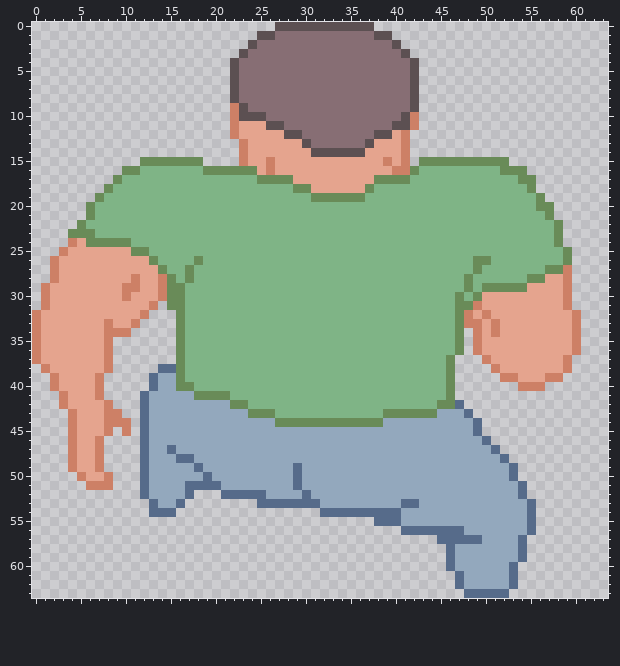
Pixel-art sprite, stored at assets/runner.png. This is how it looked before the edit.
The file is 64x64 pixels.
Now the later version:
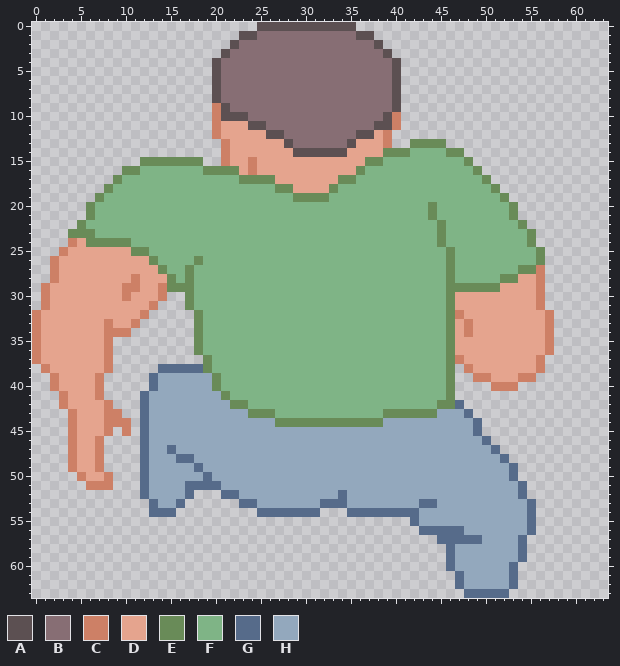
Palette (. is transparent): A #5c5052  B #876e74  C #cd8066  D #e5a48e  E #698b58  F #7fb486  G #566b8a  H #93a8bd
From old to new:
y 0: x 25..26 .. -> AA; x 36..37 AA -> ..
y 1: x 23..26 ..AA -> AABB; x 36..39 BBAA -> AA..
y 2: x 22..24 ..A -> ABB; x 38..40 BBA -> A..
y 3: x 21..23 ..A -> ABB; x 39..41 BBA -> A..
y 4..8: x 20..22 ..A -> ABB; x 40..42 BBA -> A..
y 9: x 20..23 ..CA -> CABB; x 40..42 BBA -> A..
y 10: x 20..22 ..C -> CAA; x 24..25 AA -> BB; x 39..42 BBAC -> AC..
y 11: x 20..22 ..C -> CDD; x 24..27 DDAA -> AABB; x 38..42 BBAAC -> AAC..
y 12: x 20..22 ..C -> CDD; x 26..29 DDAA -> AABB; x 36..41 BBAADC -> AADC..
y 13: x 21..23 ..C -> CDD; x 28..30 DDA -> ABB; x 35..37 BBA -> ADD; x 39..45 DDC.... -> C..EEEE
y 14: x 21..23 ..C -> CDD; x 29..30 DD -> AA; x 35..36 AA -> DD; x 39..47 DDC...... -> EEEFFFFEE
y 15: x 21..24 ..CD -> CDDC; x 26 C -> D; x 37..47 DDCDC.EEEEE -> EEFFFFFFFFF; x 49..52 EEEE -> ....
y 16: x 23..24 EE -> DC; x 26 C -> D; x 36..42 DDDDCCE -> EFFFFFF; x 49..54 FFFEEE -> E.....
y 17: x 23..24 FF -> EE; x 27..28 EE -> DD; x 34..41 DDDDEEEE -> EEFFFFFF; x 50..55 FFFFEE -> E.....
y 18: x 27..30 FFEE -> EEDD; x 33..37 DDDDE -> EFFFF; x 51..55 FFFFE -> E....
y 19: x 29..30 FF -> EE; x 33..36 EEEE -> FFFF; x 52..56 FFFFE -> E....
y 20: x 44 F -> E; x 53..57 FFFEE -> E....
y 21: x 44 F -> E; x 53..57 FFFFE -> E....
y 22: x 45 F -> E; x 54..58 FFFFE -> E....
y 23..24: x 45 F -> E; x 55..58 FFFE -> E...
y 25: x 46 F -> E; x 56..59 FFFE -> E...
y 26: x 46 F -> E; x 49..50 EE -> FF; x 56..59 FFFE -> E...
y 27: x 46 F -> E; x 49 E -> F; x 54..59 FFFEEC -> EEC...
y 28: x 14 C -> D; x 46 F -> E; x 48 E -> F; x 52..59 FFFEEDDC -> EEDDC...
y 29: x 17 F -> E; x 46..47 FF -> EE; x 49 F -> E; x 52..54 EEE -> DDD; x 56..59 DDDC -> C...
y 30: x 15..17 EEF -> ..E; x 46..49 FEFE -> EDDD; x 56..59 DDDC -> C...
y 31: x 15..17 EEF -> ..E; x 46..49 FEEC -> EDDD; x 56..59 DDDC -> C...
y 32: x 16..18 EFF -> ..E; x 46..48 FEC -> ECD; x 50 C -> D; x 57..60 DDDC -> C...
y 33: x 16..18 EFF -> ..E; x 46..47 FE -> ED; x 49 C -> D; x 51 C -> D; x 57..60 DDDC -> C...
y 34: x 16..18 EFF -> ..E; x 46..49 FE.C -> EDCD; x 51 C -> D; x 57..60 DDDC -> C...
y 35..36: x 16..18 EFF -> ..E; x 46..49 FE.C -> EDDD; x 57..60 DDDC -> C...
y 37: x 16..19 EFFF -> ...E; x 47..50 ...C -> CDDD; x 56..59 DDDC -> C...
y 38: x 16..19 EFFF -> GGGE; x 48..51 ...C -> CDDD; x 56..59 DDDC -> C...
y 39: x 16..20 EFFFF -> HHHHE; x 49..58 ...CCDDDCC -> CCDDDCC...
y 40: x 16..20 EEFFF -> HHHHE; x 51..56 ...CCC -> CCC...
y 41: x 18..20 EEE -> HHH
y 49..51: x 29 G -> H
y 52: x 23..25 GGG -> HHH; x 30 G -> H; x 34 H -> G
y 53: x 23..34 ..GGGGGGGHHH -> GGHHHHHHHGGG; x 41..44 GGHH -> HHGG
y 54: x 25..34 .......GGG -> GGGGGGG...; x 41..42 HH -> GG
y 55: x 38..42 GGGHH -> ....G
y 56: x 41..42 GG -> ..
